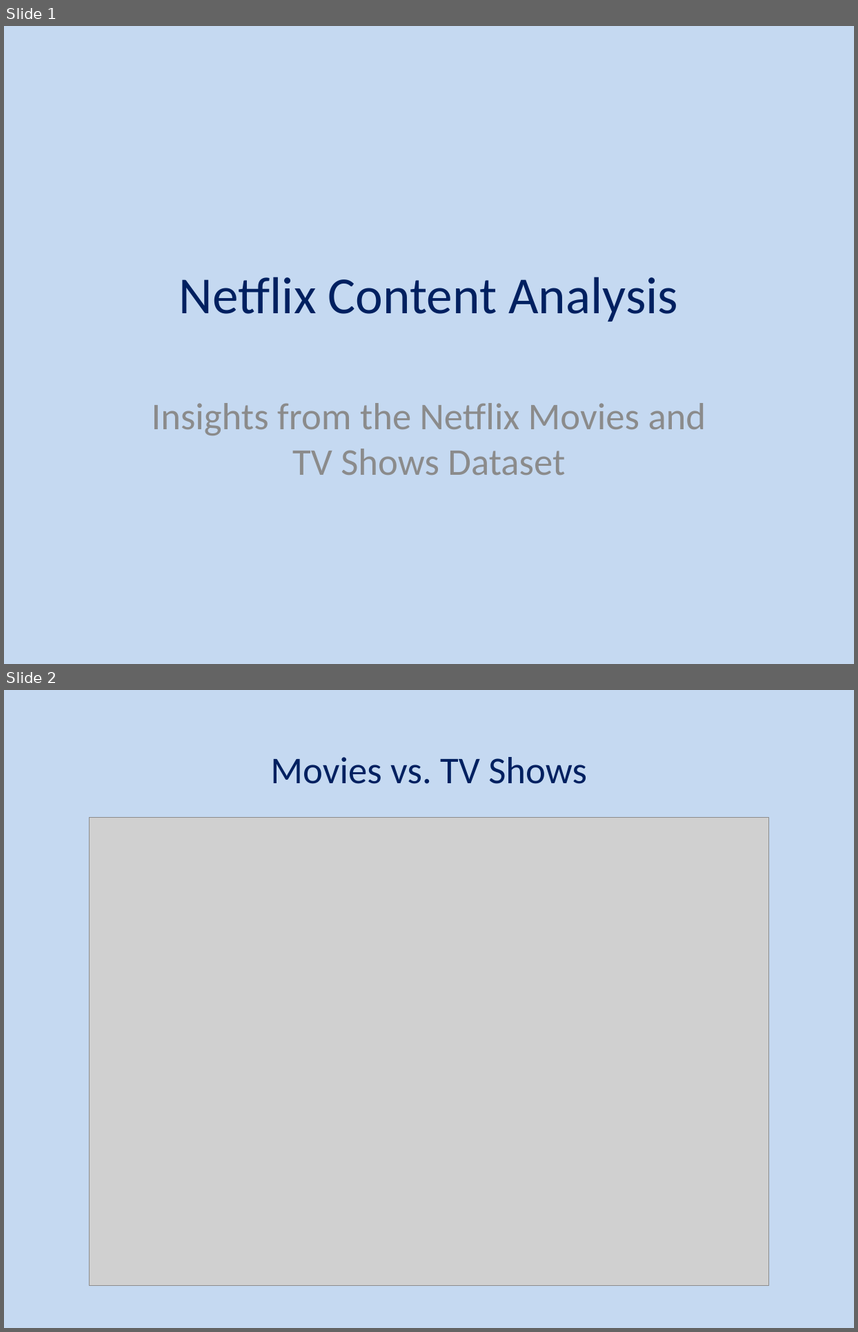
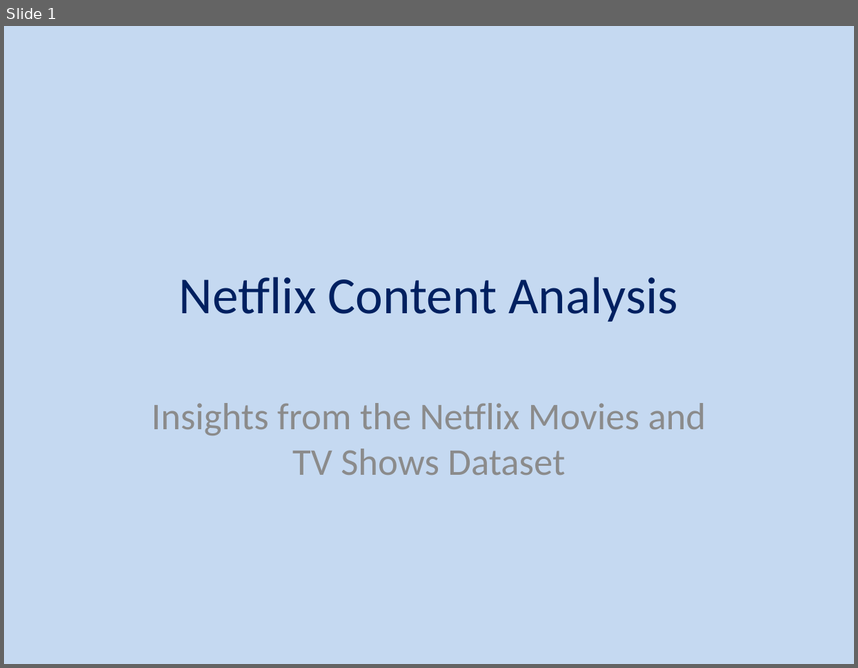
Before and after one commit to gpenessot/Automate-Presentation-Creation-with-Python, a slide deck: Netflix_Content_Analysis_Themed.pptx. Shown one above the other, each under a label of ours: slides 1 and 2 before the commit, slide 1 after it. The pictures are 858x1332 and 858x668 pixels, drawn with LibreOffice and Linux fonts; fonts in the diff are those of the drawing; grey boxes stand for pictures. Boxes give left, top, right and bottom in pixels: in the first picture for what was removed or moved away, otherwise in the second. Text is boxed around its words. In the diff, an @@ line names an element or a change of style, - is before the commit and + after.

```diff
--- a/Netflix_Content_Analysis_Themed.pptx
+++ b/Netflix_Content_Analysis_Themed.pptx
@@ slide 2 removed at [4, 690, 854, 1328], background #C5D9F1 @@
@@ title removed at [270, 757, 587, 784] @@
-Movies vs. TV Shows
@@ picture removed at [89, 818, 769, 1285] @@
```
Also in this commit, not shown: 5 slides changed, 2 slides added, 1 other slide removed, 11 other files.
